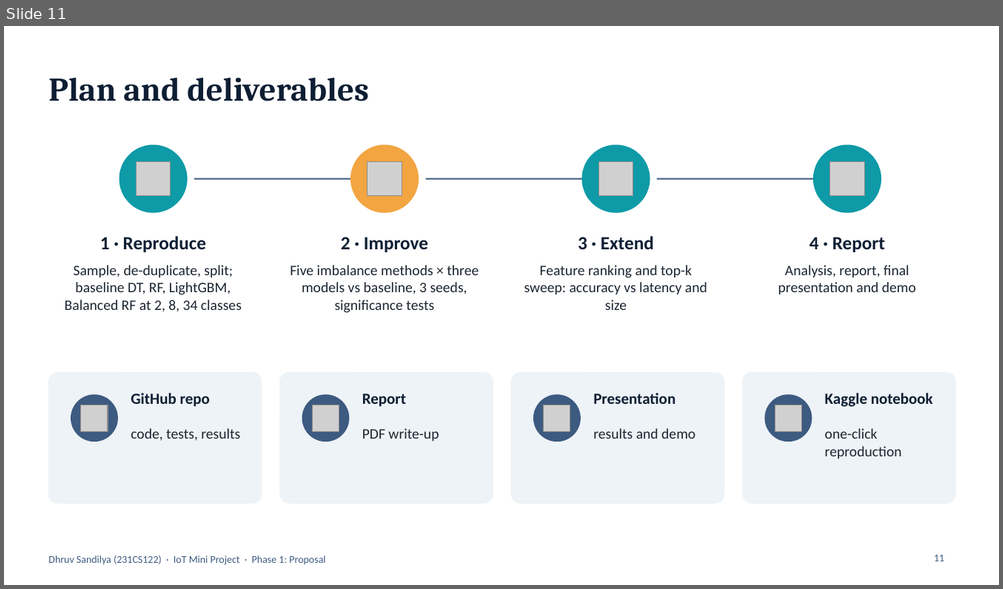
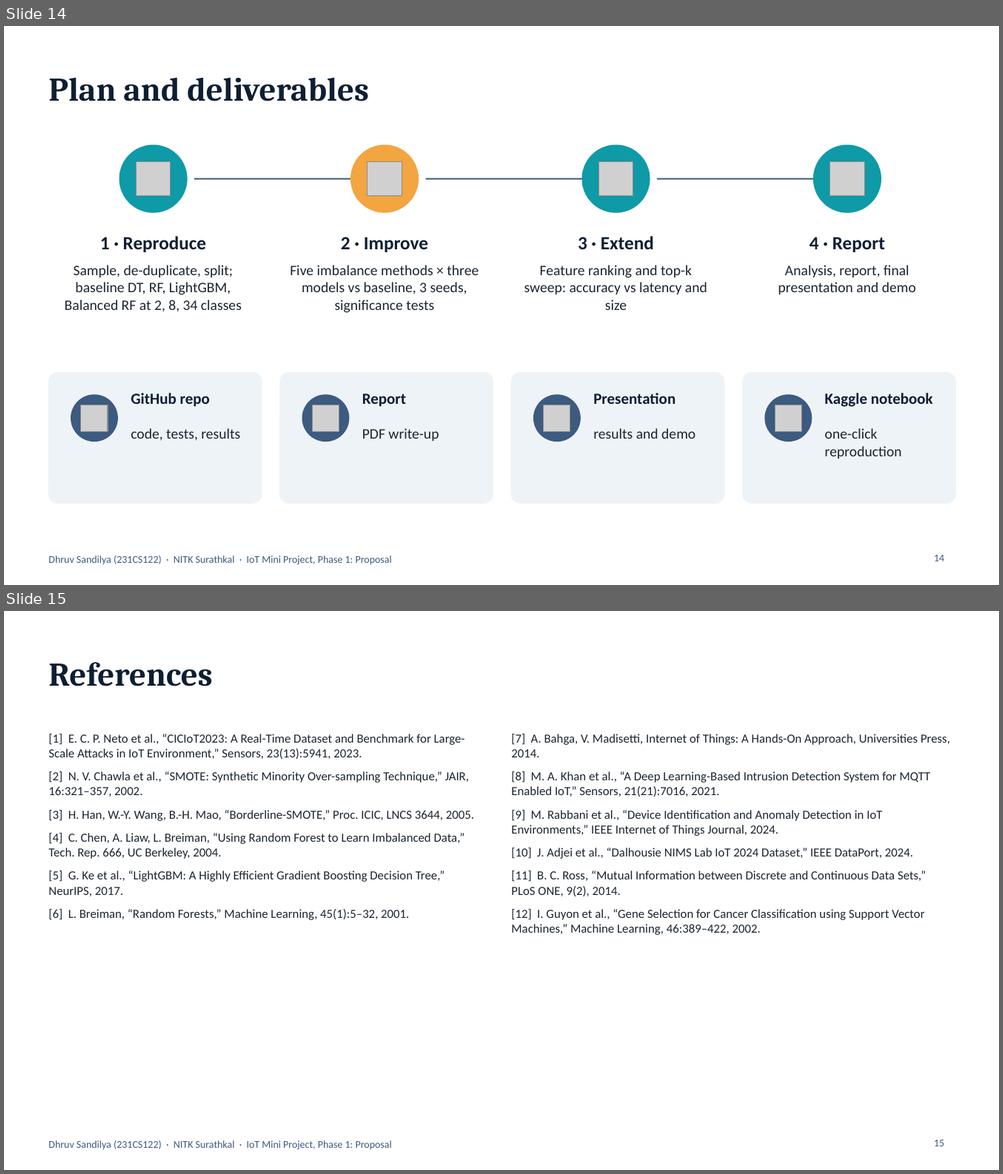
Before and after one commit to Dhruvsandilya0711/IoT_Mini_Project, a slide deck: slides/Phase1_Proposal.pptx. Shown one above the other, each under a label of ours: slide 11 before the commit, slides 14 and 15 after it. The pictures are 1003x589 and 1003x1174 pixels, drawn with LibreOffice and Linux fonts; fonts in the diff are those of the drawing; grey boxes stand for pictures. Boxes give left, top, right and bottom in pixels: in the first picture for what was removed or moved away, otherwise in the second. Text is boxed around its words. In the diff, an @@ line names an element or a change of style, - is before the commit and + after.

Commit message:
Rebuild both presentations and drop the Raspberry Pi wording
Phase 1 (proposal, 16 slides) and Phase 2 (results and demo, 21 slides)
now open with an NITK title slide and an outline, end with references,
and Phase 2 adds slides on how the experiments were run and on the live
demo. The report, its diagrams and both decks describe the gateway as a
generic device. notebooks/demo.ipynb runs the demo in Kaggle.

```diff
--- a/slides/Phase1_Proposal.pptx
+++ b/slides/Phase1_Proposal.pptx
@@ slide 15 added at [4, 611, 999, 1170], background #FFFFFF; not listed: 1 template element that a slide beside it also shows @@
@@ title added at [48, 662, 212, 686], 32 pt, text #0E1E33, bold @@
+References
@@ text added at [48, 734, 474, 920], 12 pt, text #1B2430 @@
+[1] E. C. P. Neto et al., “CICIoT2023: A Real-Time Dataset and Benchmark for Large-Scale Attacks in IoT Environment,” Sensors, 23(13):5941, 2023.
+[2] N. V. Chawla et al., “SMOTE: Synthetic Minority Over-sampling Technique,” JAIR, 16:321–357, 2002.
+[3] H. Han, W.-Y. Wang, B.-H. Mao, “Borderline-SMOTE,” Proc. ICIC, LNCS 3644, 2005.
+[4] C. Chen, A. Liaw, L. Breiman, “Using Random Forest to Learn Imbalanced Data,” Tech. Rep. 666, UC Berkeley, 2004.
+[5] G. Ke et al., “LightGBM: A Highly Efficient Gradient Boosting Decision Tree,” NeurIPS, 2017.
+[6] L. Breiman, “Random Forests,” Machine Learning, 45(1):5–32, 2001.
@@ text added at [511, 734, 950, 935], 12 pt, text #1B2430 @@
+[7] A. Bahga, V. Madisetti, Internet of Things: A Hands-On Approach, Universities Press, 2014.
+[8] M. A. Khan et al., “A Deep Learning-Based Intrusion Detection System for MQTT Enabled IoT,” Sensors, 21(21):7016, 2021.
+[9] M. Rabbani et al., “Device Identification and Anomaly Detection in IoT Environments,” IEEE Internet of Things Journal, 2024.
+[10] J. Adjei et al., “Dalhousie NIMS Lab IoT 2024 Dataset,” IEEE DataPort, 2024.
+[11] B. C. Ross, “Mutual Information between Discrete and Continuous Data Sets,” PLoS ONE, 9(2), 2014.
+[12] I. Guyon et al., “Gene Selection for Cancer Classification using Support Vector Machines,” Machine Learning, 46:389–422, 2002.
@@ page number added at [933, 1140, 944, 1147], 10 pt, text #3D5A80 @@
+15
@@ what was slide 11 is now slide 14 @@
@@ slide 14 changed as well @@
@@ text at [48, 556, 392, 565]: text changed @@
-Dhruv Sandilya (231CS122) · IoT Mini Project · Phase 1: Proposal
+Dhruv Sandilya (231CS122) · NITK Surathkal · IoT Mini Project, Phase 1: Proposal
@@ page number at [933, 555, 944, 562]: text changed @@
-11
+14
```
Also in this commit, not shown: 11 other slides changed, 3 other slides added, 18 other files.
